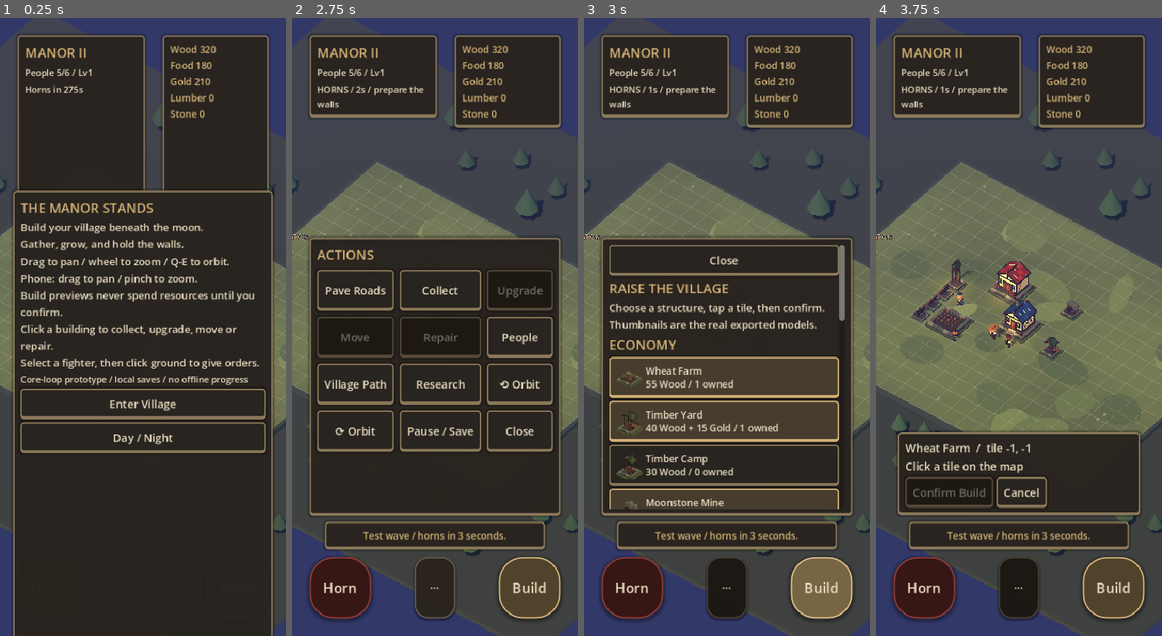
Above: before the commit, frames 1-4 (left to right).
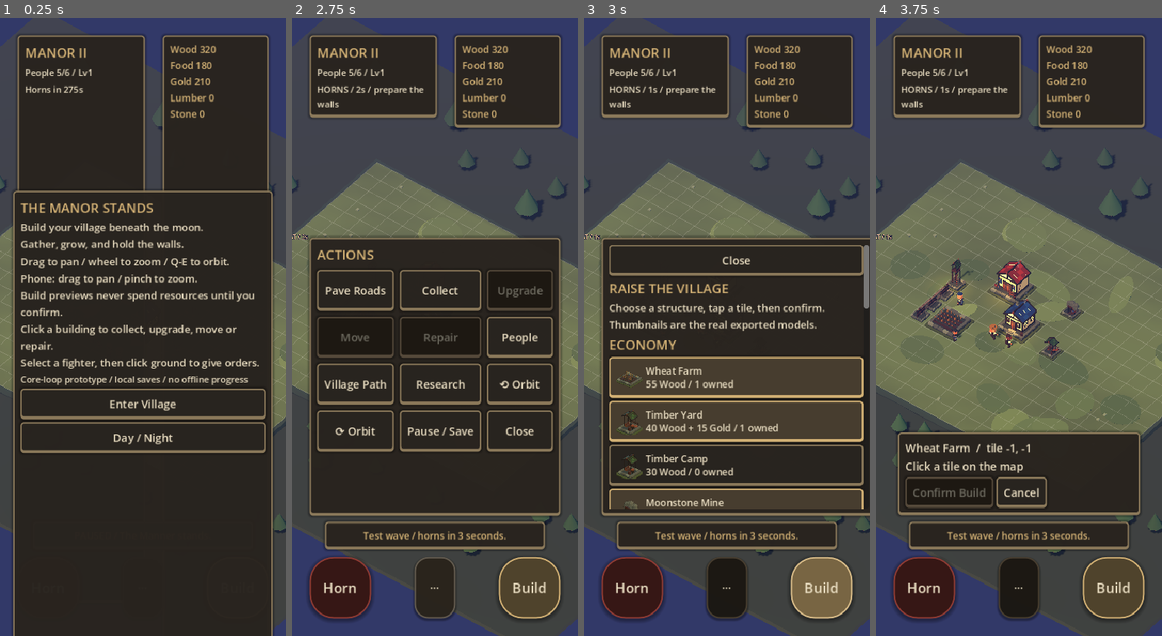
Above: after the commit, the same moments.

Repository: lifetimeballer1/midnight-manor-2
Game: Godot game, scene res://scenes/game.tscn
Same seed, same stepped clock (60 frames per second), same inputs: the game is played once before the commit and once after it.
Inputs:
- Up to frame 1 (0.25 s): no input
- Up to frame 2 (2.75 s): click "Enter Village" at 0.5 s; click "Horn" at 1.25 s; click "···" at 2 s
- Up to frame 3 (3 s): click "Build" at 2.75 s
- Up to frame 4 (3.75 s): click "Wheat Farm 55 Wood / 1 owned" at 3.5 s

Frames 1-2 are identical in both runs. In frame 3, 4.1% of the frame differs, in the area x 44-100%, y 35-81%; in frame 4, nothing differs.

Commit message:
Expose fortress buildings in the build catalog

Diff:
--- a/scripts/game/village_ui.gd
+++ b/scripts/game/village_ui.gd
@@ -28,9 +28,9 @@
 
 const CATEGORIES: Array[String] = ["Economy", "Homes", "Defense", "Roads"]
 const CATEGORY_TYPES: Dictionary = {
-	"Economy": ["farm", "lumber", "timber_yard", "mine", "pond", "sawmill", "stone_quarry"],
+	"Economy": ["farm", "lumber", "timber_yard", "mine", "pond", "sawmill", "stone_quarry", "mason_yard", "forge"],
 	"Homes": ["cottage", "pasture", "storehouse"],
-	"Defense": ["barracks", "tower", "archer_tower", "trap", "wall", "stonewall", "gate"],
+	"Defense": ["barracks", "tower", "archer_tower", "guard_post", "oathstone", "trap", "wall", "stonewall", "gate"],
 	"Roads": [],
 }
 
